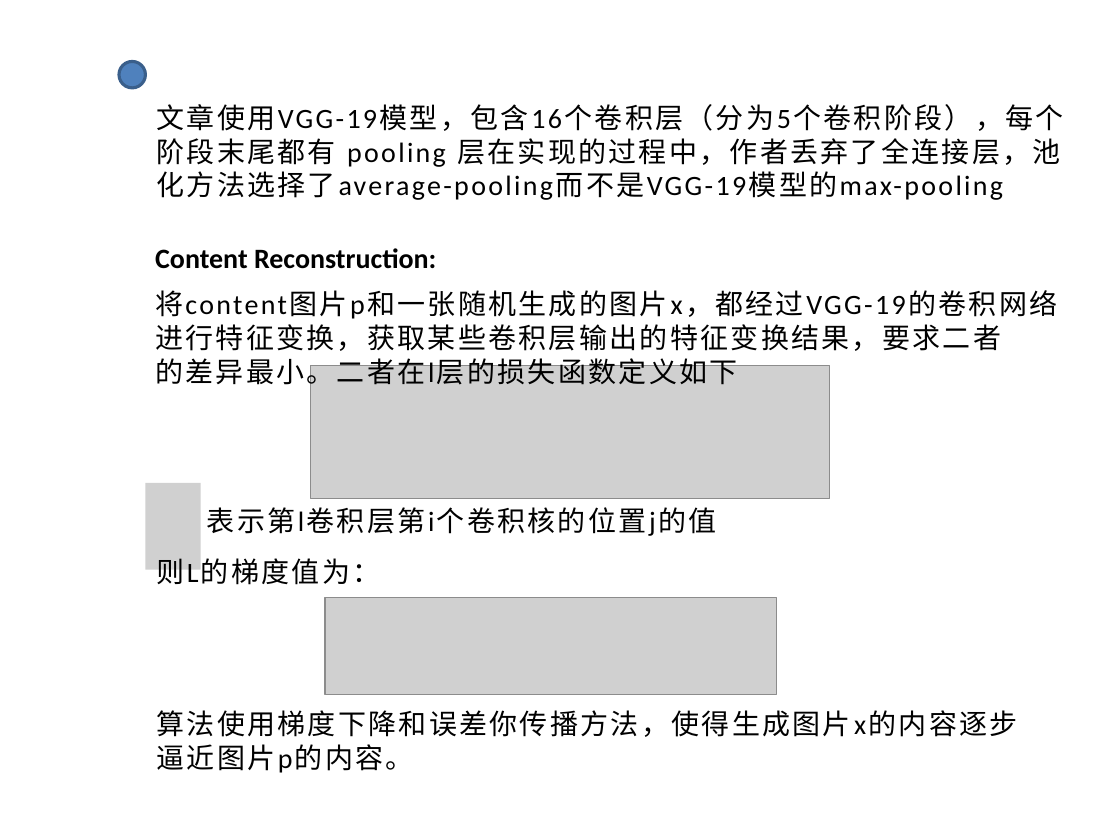
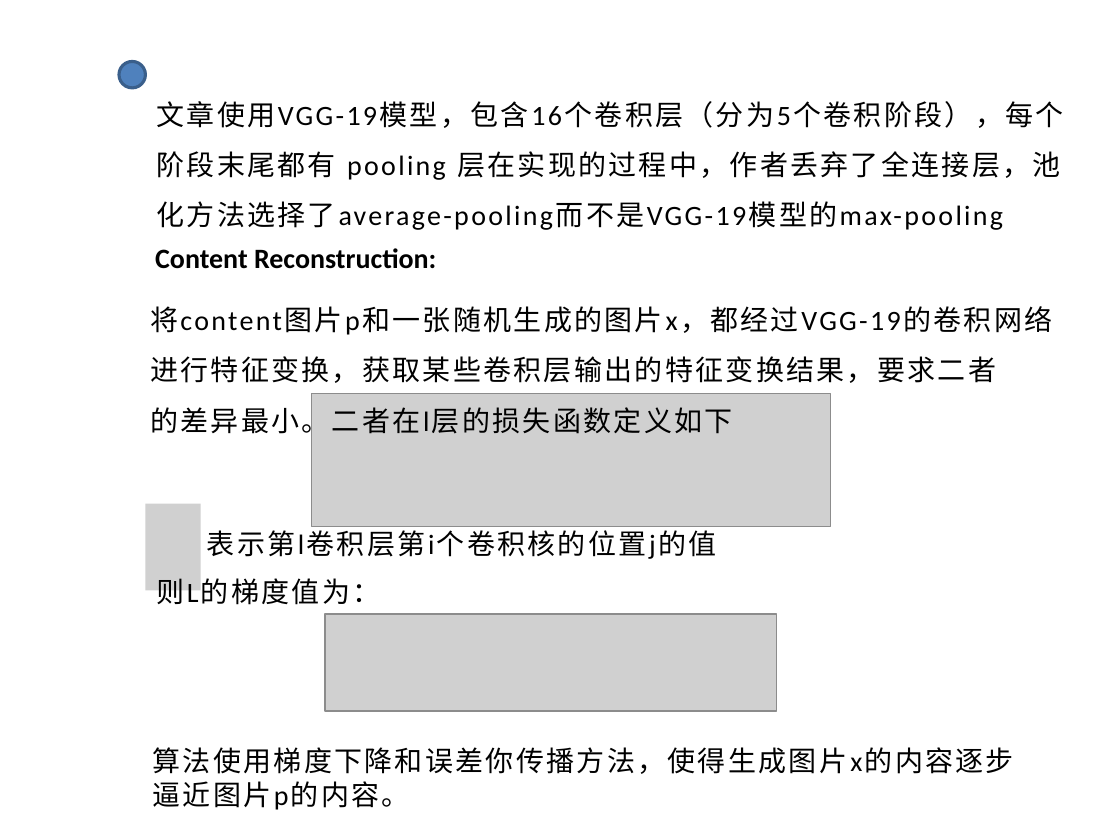
Before and after one commit to xionglong58/github, a slide deck: slide 6 of demo.pptx. Drawn at 1120x840 pixels with LibreOffice and Linux fonts; fonts in the diff are those of the drawing; grey boxes stand for pictures. Boxes give left, top, right and bottom in pixels: in the first picture for what was removed or moved away, otherwise in the second. Text is boxed around its words. In the diff, an @@ line names an element or a change of style, - is before the commit and + after.

Commit message:
2-2-1

```diff
--- a/demo.pptx
+++ b/demo.pptx
@@ text "文章使用VGG-19模型，包含16个卷积层（分为5个卷积阶段），每个" at (156, 101, 1063, 230): line spacing 1 to 1.5 @@
@@ text "将content图片p和一张随机生成的图片x，都经过VGG-19的卷积网络" at (150, 306, 1052, 439): line spacing 1 to 1.5 @@
@@ picture: place and size @@
-picture at (310, 365, 829, 498)
+picture at (311, 393, 830, 526)
@@ picture: place and size @@
-picture at (146, 483, 200, 569)
+picture at (146, 504, 200, 590)
@@ text "表示第l卷积层第i个卷积核的位置j的值" rewrapped from (207, 507, 717, 536) to (207, 526, 717, 559) @@
@@ text "则L的梯度值为：": place and size @@
-text "则L的梯度值为：" at (156, 554, 380, 585)
+text "则L的梯度值为：" at (156, 574, 380, 605)
@@ picture: place and size @@
-picture at (325, 597, 776, 694)
+picture at (325, 614, 776, 711)
@@ text "算法使用梯度下降和误差你传播方法，使得生成图片x的内容逐步": place and size @@
-text "算法使用梯度下降和误差你传播方法，使得生成图片x的内容逐步" at (156, 710, 1018, 773)
+text "算法使用梯度下降和误差你传播方法，使得生成图片x的内容逐步" at (153, 747, 1014, 810)
```
Also in this commit, not shown: 2 other slides changed, 4 slides added, 1 slide removed.
